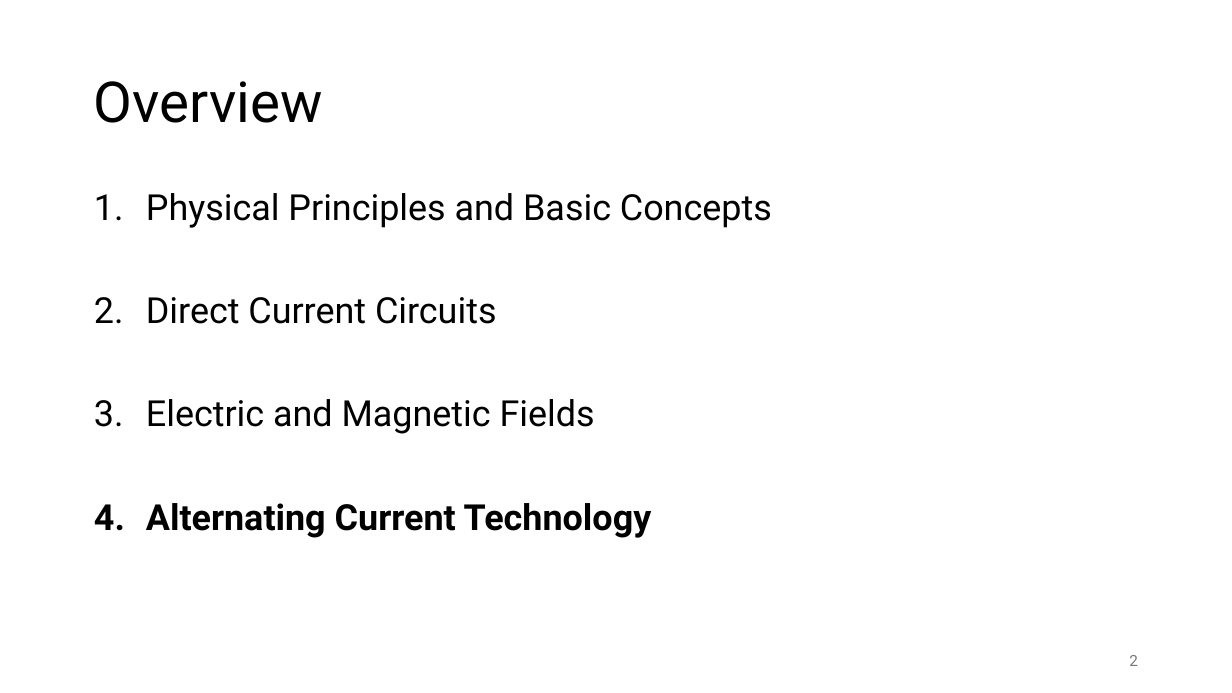
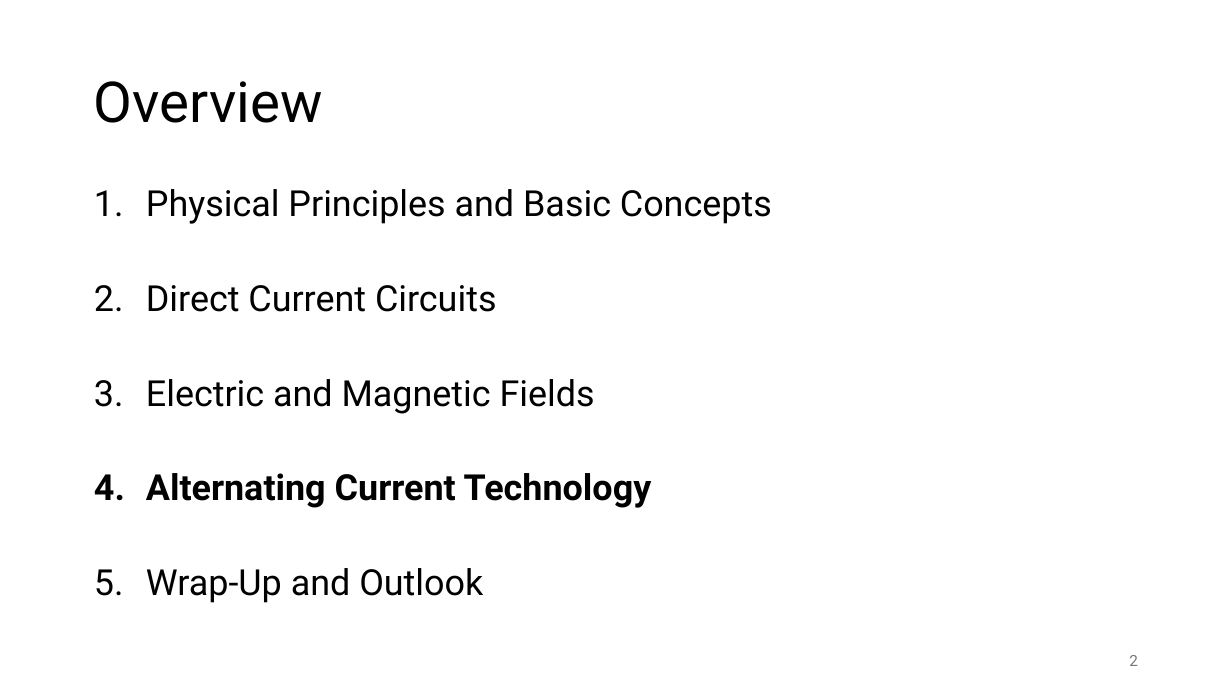
Before and after one commit to FelixWick/intro_electrical_eng, a slide deck: slide 2 of slides/4_ACtech.pptx. Drawn at 1232x693 pixels with LibreOffice and Linux fonts; fonts in the diff are those of the drawing. Boxes give left, top, right and bottom in pixels: in the first picture for what was removed or moved away, otherwise in the second. Text is boxed around its words. In the diff, an @@ line names an element or a change of style, - is before the commit and + after.

```diff
--- a/slides/4_ACtech.pptx
+++ b/slides/4_ACtech.pptx
@@ text at [146,189,772,508]: line spacing 0.9 to 0.8 @@
@@ text at [146,568,483,603]: paragraph added @@
+5. Wrap-Up and Outlook
```
Also in this commit, not shown: 1 other slide changed, 1 slide added, 9 other files.
